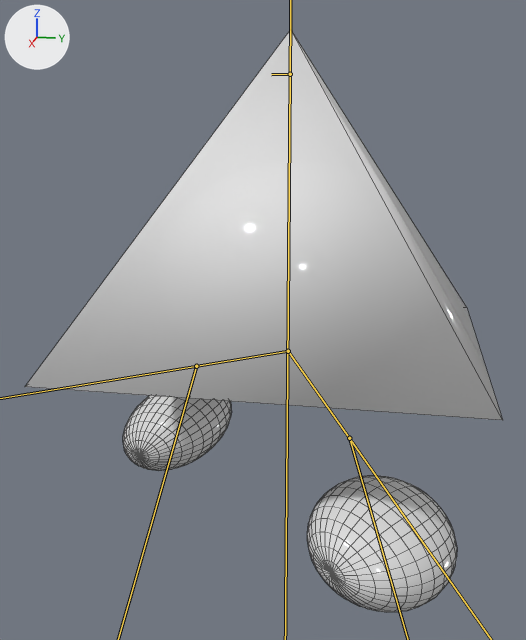
One commit to the FBX model Candyland/CandylandContent/NPCs/Helper/buddy.fbx: the scene before it, then after it.
One viewpoint serves both versions: a 50 mm lens placed at (0.00395, 0.00064, 0.00666), pointed at (0.00005, -0.00014, 0.00569). Lighting does not change. The marker at upper left points along +X, +Y and +Z. Both versions are drawn at frame 10 of the action 'ArmatureAction'; the numbers are the values there. The bones that bend it are drawn over the model as lines. Mesh edges are drawn as thin lines.
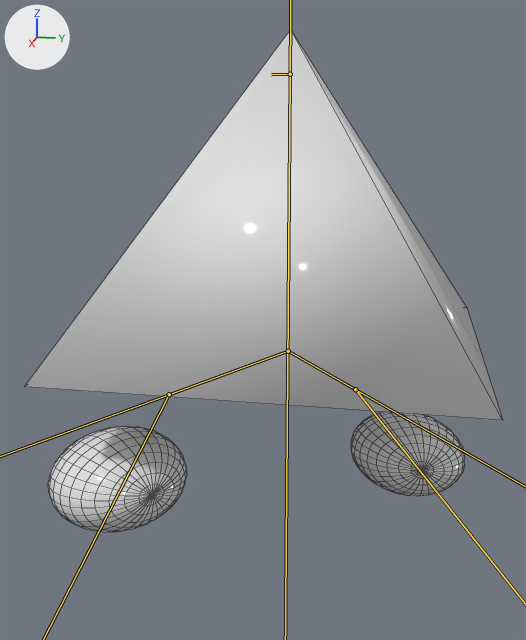
Patch to the scene script:
```diff
--- a/Candyland/CandylandContent/NPCs/Helper/buddy.fbx.py
+++ b/Candyland/CandylandContent/NPCs/Helper/buddy.fbx.py
@@ bone_bone_001 @@
 bone_bone_001 = bpy.data.objects['Armature'].pose.bones['Bone_001']  # child of 'Bone'
-bone_bone_001.rotation_quaternion = (0.937, -0.094, -0.187, -0.281)  # degrees (-4, -24, -32)
+bone_bone_001.rotation_quaternion = (0.833, 0.167, 0.167, 0.5)  # degrees (27, 6, 63)
@@ bone_bone_002 @@
 bone_bone_002 = bpy.data.objects['Armature'].pose.bones['Bone_002']  # child of 'Bone_001'
-bone_bone_002.rotation_quaternion = (0.976, 0.0, -0.098, -0.195)  # degrees (2, -11, -23)
+bone_bone_002.rotation_quaternion = (0.971, -0.097, -0.097, -0.194)  # degrees (-9, -13, -22)
@@ bone_bone_003 @@
 bone_bone_003 = bpy.data.objects['Armature'].pose.bones['Bone_003']  # child of 'Bone'
-bone_bone_003.rotation_quaternion = (0.833, -0.167, -0.167, 0.5)  # degrees (-27, -6, 63)
+bone_bone_003.rotation_quaternion = (0.937, -0.094, -0.187, -0.281)  # degrees (-4, -24, -32)
@@ bone_bone_004 @@
 bone_bone_004 = bpy.data.objects['Armature'].pose.bones['Bone_004']  # child of 'Bone_003'
-bone_bone_004.rotation_quaternion = (0.971, -0.097, -0.097, -0.194)  # degrees (-9, -13, -22)
+bone_bone_004.rotation_quaternion = (0.845, 0.0, 0.507, -0.169)  # degrees (-19, 59, -34)
```

Where the change shows, as pixel boxes (x1, y1, x2, y2) in the pictures (526 x 640 px):
'Sphere', posed (14% shorter)
    before: (25, 30, 503, 612)
    after: (24, 30, 503, 532)
